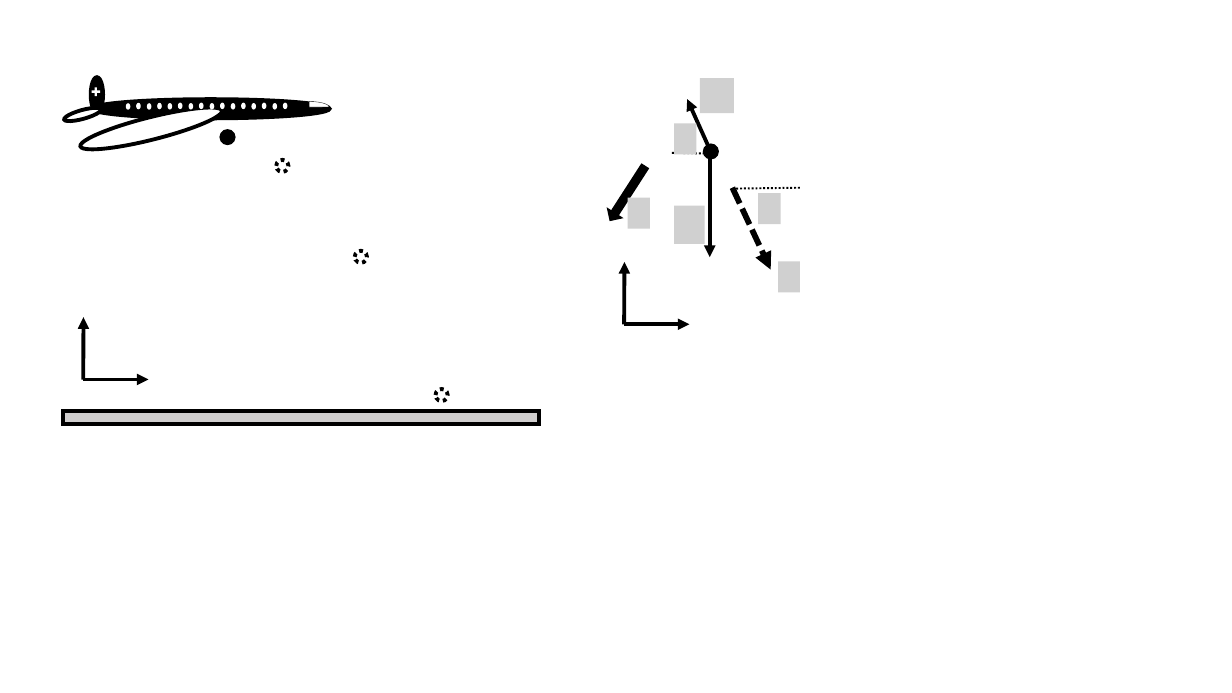
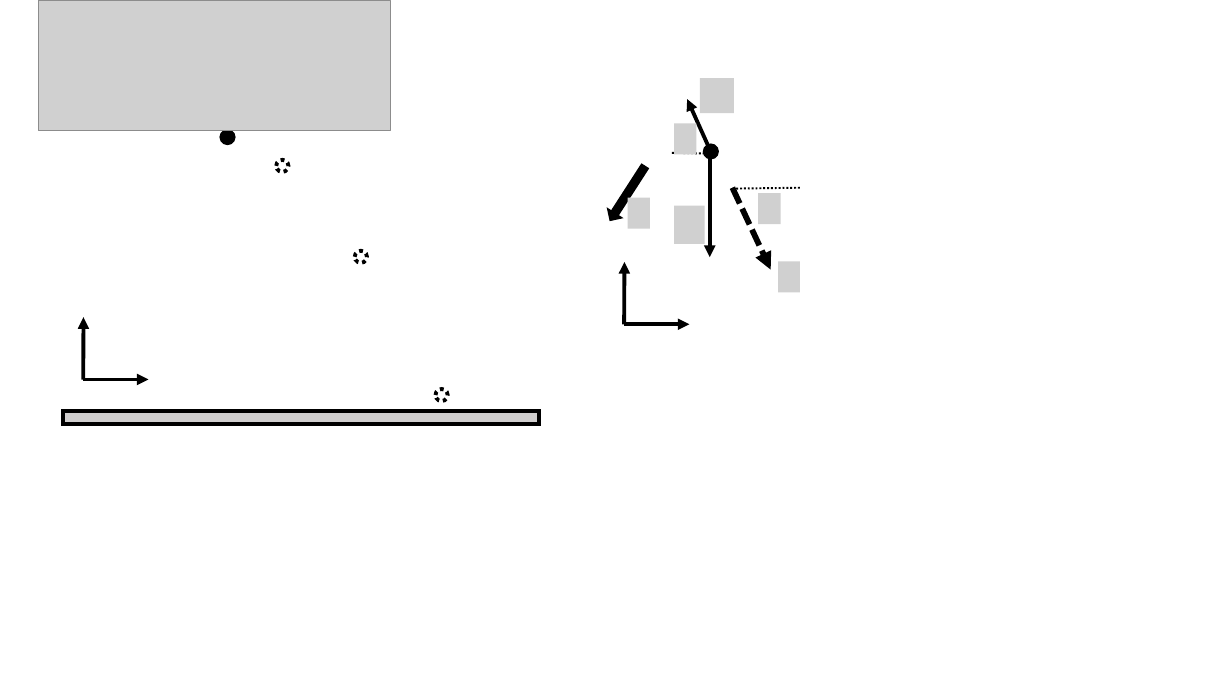
Before and after one commit to OSTP/PhysicsArtofModelling, a slide deck: slide 5 of tex/figures/ApplyingNewtonsLaws/Figures.pptx. Drawn at 1232x693 pixels with LibreOffice and Linux fonts; fonts in the diff are those of the drawing; grey boxes stand for pictures; background and template pictures are left out. Boxes give left, top, right and bottom in pixels: in the first picture for what was removed or moved away, otherwise in the second. Text is boxed around its words. In the diff, an @@ line names an element or a change of style, - is before the commit and + after.

```diff
--- a/tex/figures/ApplyingNewtonsLaws/Figures.pptx
+++ b/tex/figures/ApplyingNewtonsLaws/Figures.pptx
@@ picture added at bbox=[39, 0, 391, 130] @@
@@ group removed at bbox=[63, 78, 329, 157]: 20 ellipses, 1 plus, 1 pie slice (boxed as its full ellipse) @@
```
Also in this commit, not shown: 1 slide added, 1 slide removed, 2 other files.
